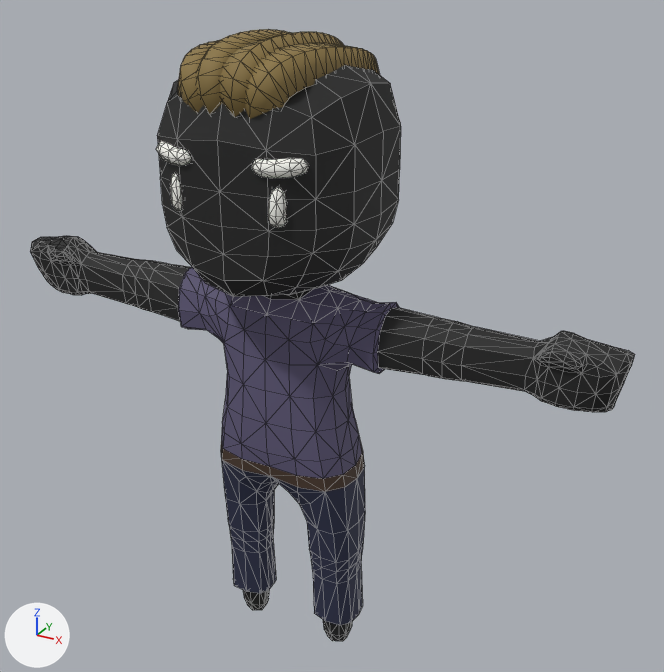
Before and after pictures for a commit that changed the glTF model public/runner3d/coureur.glb.
Rendered twice from a 50 mm lens placed at (2.17, -3.5, 3.57), pointed at (0.15, 0.18, 1.73). Every picture has the same lights, and +X, +Y and +Z are marked at lower left. The first picture is the older version. Mesh edges are drawn as thin lines.

Objects in the first picture: 'Body'.
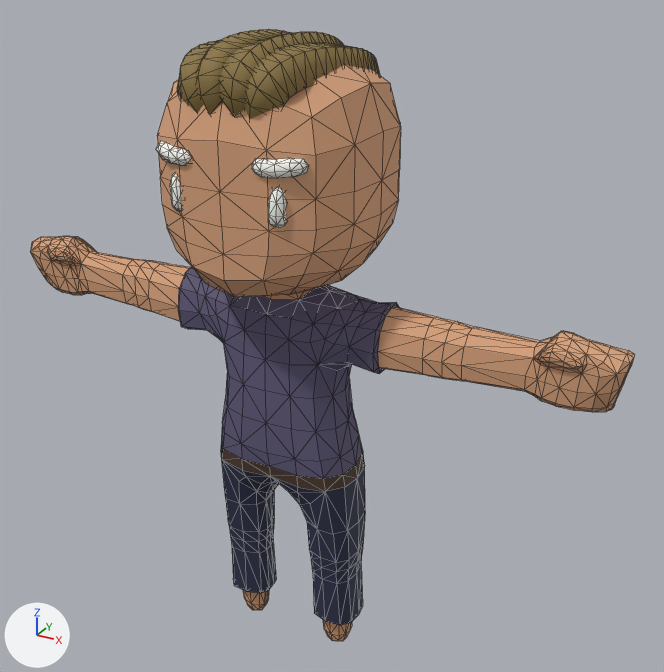
The change in detail:
Material 'Skin' (mat_skin) changes colour from black #1f1f1f to beige #d7a27b; in linear values from (0.0134, 0.0134, 0.0134) to (0.68, 0.359, 0.198).

Changed parts and their boxes (x1, y1, x2, y2) in the pictures (664 x 672 px):
'Body', recoloured (black to brown): (30, 61, 635, 641) in both
